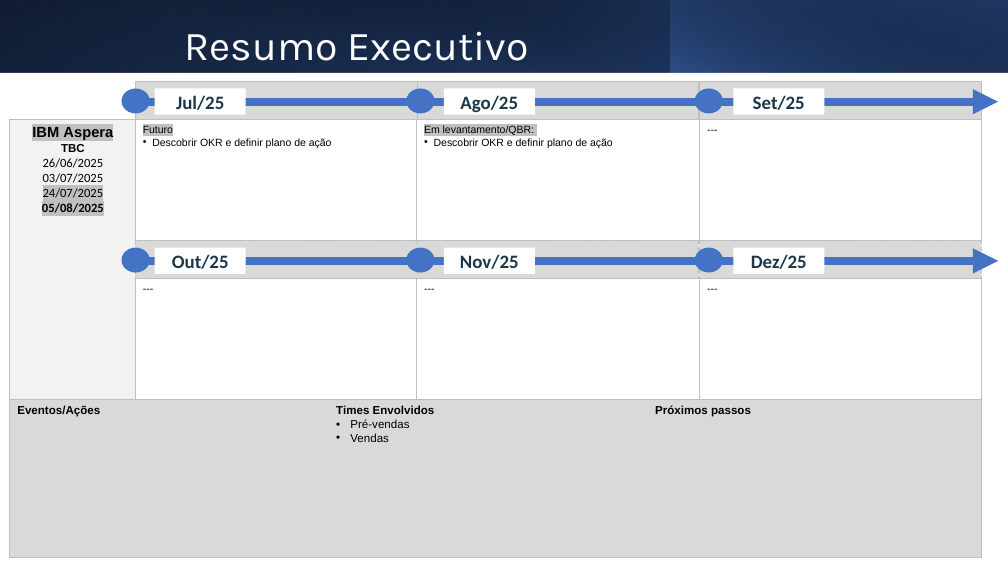
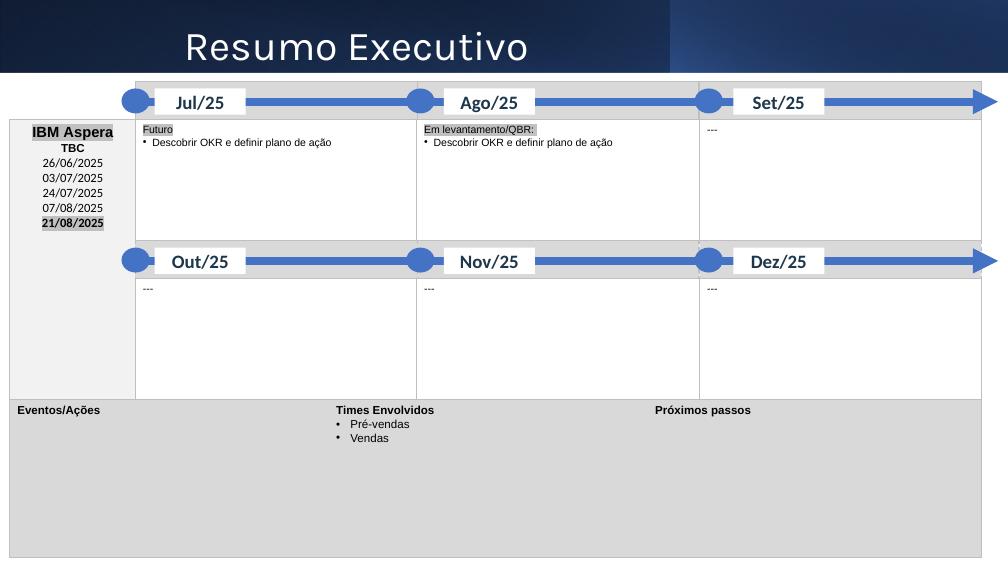
Before and after one commit to alexandrezanetti/bseg, a slide deck: slide 17 of BradescoSeguros - MBR - 2025-08.pptx. Drawn at 1008x567 pixels with LibreOffice and Linux fonts; fonts in the diff are those of the drawing; background and template pictures are left out. Boxes give left, top, right and bottom in pixels: in the first picture for what was removed or moved away, otherwise in the second. Text is boxed around its words. In the diff, an @@ line names an element or a change of style, - is before the commit and + after.

```diff
--- a/BradescoSeguros - MBR - 2025-08.pptx
+++ b/BradescoSeguros - MBR - 2025-08.pptx
@@ text in rectangle at box(42, 203, 104, 228): text changed; bold off @@
-    05/08/2025
+    07/08/2025
+    21/08/2025
@@ text in rectangle at box(43, 188, 104, 198): highlight #C0C0C0 to none in "24/07/2025" @@
```
Also in this commit, not shown: 5 other slides changed.
